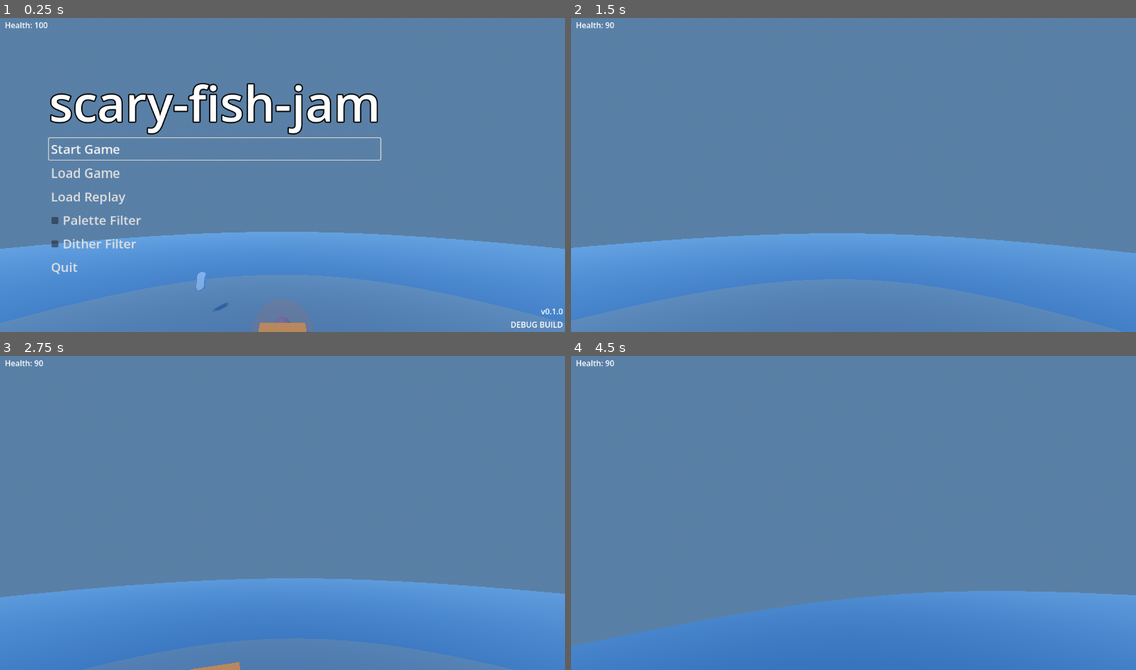
Above: before the commit, frames 1-4 (two rows, left to right).
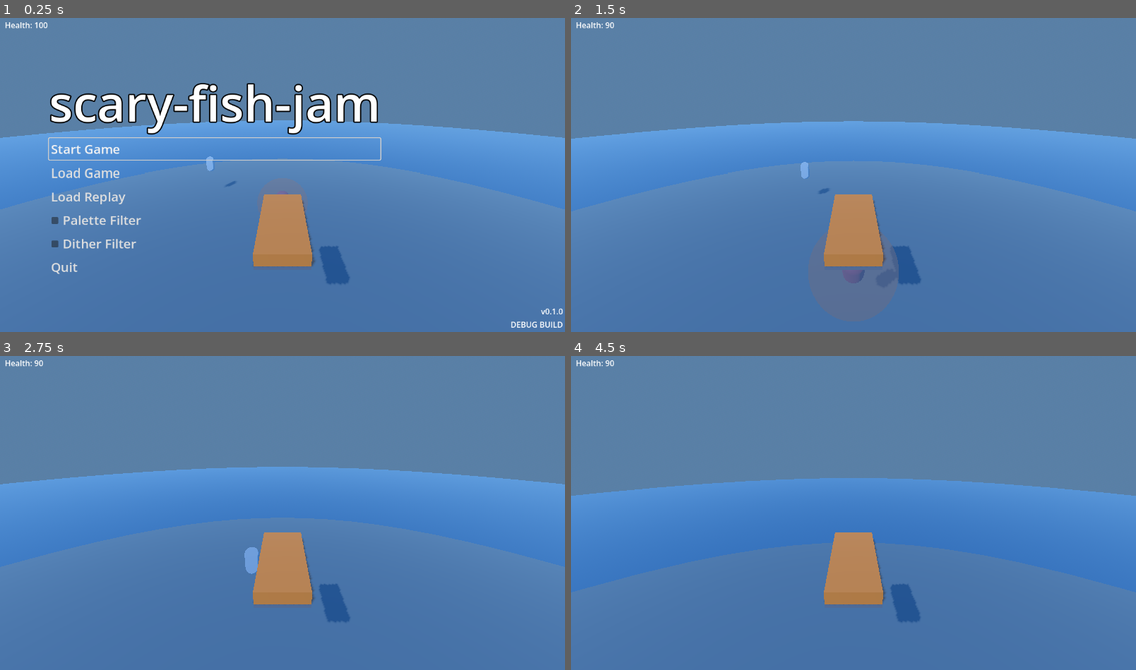
Above: after the commit, the same moments.

Repository: onebit-aidan-kris/scary-fish-jam
Game: Godot game, scene res://scenes/levels/fishing/fishing_level.tscn
Two runs of this game, one before a commit and one after it. Both use one fixed random seed, a clock stepped at 60 frames per second and the inputs below. This scene is started directly instead of the project's main scene.
Inputs (mouse positions are in pixels of both pictures, inside the frame that each line leads up to):
- Up to frame 1 (0.25 s): no input
- Up to frame 2 (1.5 s): click "Start Game" at 0.5 s; move the mouse to (881, 171) at 1.27 s; hold W (move_forward) from 1.28 s (still down); hold Ctrl (crouch) from 1.28 s (still down)
- Up to frame 3 (2.75 s): keep holding W (move_forward); tap Space (jump) at 1.52, 2.27 s; move the mouse to (254, 513) at 2.02 s; release Ctrl (crouch) at 2.03 s; tap E (interact) at 2.1 s
- Up to frame 4 (4.5 s): keep holding W (move_forward); move the mouse to (864, 506) at 2.77 s; hold Shift (sprint) 2.78-3.53 s; move the mouse to (847, 516) at 3.52 s; tap Ctrl (crouch) at 3.6 s; tap Space (jump) at 3.77 s; move the mouse to (893, 516) at 4.27 s; tap E (interact) at 4.35 s

The runs differ from the first frame. In frame 1, 35% of the frame differs, in the area x 0-100%, y 32-100%; in frame 2, 38%; in frame 3, 44%; in frame 4, 46%, in the area x 0-100%, y 38-100%.

Commit message:
Adding fishing net aiming, throwing, rudimentary fish catching (#5)
Co-authored-by: Aidan Fleischer <aidan@Aidans-MacBook-Air.local>
Co-authored-by: Aidan Fleischer <aidan@Mac.hsd1.wa.comcast.net>

Diff:
--- a/project/project.godot
+++ b/project/project.godot
@@ -100,6 +100,16 @@
 "events": [Object(InputEventKey,"resource_local_to_scene":false,"resource_name":"","device":-1,"window_id":0,"alt_press …(192 unchanged characters)…
 ]
 }
+net_arm={
+"deadzone": 0.2,
+"events": [Object(InputEventKey,"resource_local_to_scene":false,"resource_name":"","device":-1,"window_id":0,"alt_pressed":false,"shift_pressed":false,"ctrl_pressed":false,"meta_pressed":false,"pressed":false,"keycode":0,"physical_keycode":4194325,"key_label":0,"unicode":0,"location":0,"echo":false,"script":null)
+]
+}
+netting={
+"deadzone": 0.2,
+"events": [Object(InputEventKey,"resource_local_to_scene":false,"resource_name":"","device":-1,"window_id":0,"alt_pressed":false,"shift_pressed":false,"ctrl_pressed":false,"meta_pressed":false,"pressed":false,"keycode":0,"physical_keycode":32,"key_label":0,"unicode":32,"location":0,"echo":false,"script":null)
+]
+}
 
 [layer_names]
 
--- a/project/scenes/levels/fishing/boat.gd
+++ b/project/scenes/levels/fishing/boat.gd
@@ -6,12 +6,38 @@
 @export var health := 100.0 # TODO: Make flexible to persistent upgrades.
 
 @onready var _camera: Camera3D = $Camera3D
+@onready var net_arc: MeshInstance3D = $NetArc
+
+const NET_PARABOLA_SPEED: float = 0.15
 
 var _input: PlayerInput
 var _cam_origin_pitch: float
-
 var sonar_cooldown_ticks: int = 0
 var sonar_cooldown_max: int = 120
+var net_local_offset: Vector3 = Vector3.ZERO
+var net_debug_mesh: MeshInstance3D = null
+
+var cumumative_forward_fishing_net_distance: float = 0.0
+
+enum NetState { NONE, AIMING, FIRING_NET, UNDER_WATER, REELING_IN_NET }
+var net_state: NetState = NetState.NONE
+
+# Net projectile
+var _net_projectile: Area3D = null
+var _net_fire_start: Vector3
+var _net_fire_end: Vector3
+var _net_fire_t: float = 0.0
+const NET_FIRE_DURATION: float = 0.6
+const NET_ARC_HEIGHT: float = 3.0
+const NET_UNDERWATER_DURATION: float = 2.0
+const NET_REEL_DURATION: float = 0.8
+const SPHERE_RADIUS: float = 9.6
+const SPHERE_HEIGHT: float = 9.6 * 2.0
+
+# Reel-in state
+var _reel_t: float = 0.0
+var _reel_start: Vector3
+var _caught_fish: Node3D = null
 
 
 func _ready() -> void:
@@ -23,29 +49,28 @@
 	if sonar_cooldown_ticks > 0:
 		sonar_cooldown_ticks -= 1
 
-	if not _input:
-		return
-
-	rotation.y -= _input.move.x * turn_speed * delta
-
-	var forward := -transform.basis.z
-	position += forward * (-_input.move.y) * move_speed * delta
-
-	var pos_flat := Vector2(position.x, position.z)
-	if pos_flat.length() > lake_radius:
-		pos_flat = pos_flat.normalized() * lake_radius
-		position.x = pos_flat.x
-		position.z = pos_flat.y
-
-
-func _process(_delta: float) -> void:
-	if _input:
-		_camera.rotation_degrees.x = clampf(
-			_cam_origin_pitch + _input.look.x,
-			-89.0,
-			10.0,
-		)
-		_camera.rotation_degrees.y = _input.look.y
+	if Input.is_action_just_released("net_arm"):
+		print('retracting net')
+		retract_net()
+
+	if net_state == NetState.NONE:
+		if _input:
+			move_boat(_input.move.x, _input.move.y, delta)
+		if Input.is_action_just_pressed("net_arm"):
+			net_state = NetState.AIMING
+			net_local_offset = Vector3(0.0, 0.0, -4.0)
+		return
+
+	if net_state == NetState.AIMING:
+		aim_net()
+		if Input.is_action_just_pressed("netting"):
+			fire_net()
+
+	if net_state == NetState.FIRING_NET or net_state == NetState.UNDER_WATER:
+		_process_net_projectile(delta)
+
+	if net_state == NetState.REELING_IN_NET:
+		_process_reeling_in_net(delta)
 
 
 func is_sonar_ready() -> bool:
@@ -61,3 +86,176 @@
 	health -= damage_amount
 	if health <= 0:
 		print("Player is dead!")
+
+
+func get_flat_position() -> Vector2:
+	var pos_flat := Vector2(position.x, position.z)
+	if pos_flat.length() > lake_radius:
+		pos_flat = pos_flat.normalized() * lake_radius
+	return pos_flat
+
+
+func move_boat(x_move: float, y_move: float, delta: float) -> void:
+	rotation.y -= x_move * turn_speed * delta
+
+	var forward := -transform.basis.z
+	position += forward * (-y_move) * move_speed * delta
+
+	var pos_flat := get_flat_position()
+	position.x = pos_flat.x
+	position.z = pos_flat.y
+
+	_camera.rotation_degrees.x = clampf(
+		_cam_origin_pitch,
+		-90.0,
+		-20.0,
+	)
+	#_camera.rotation_degrees.y = y_move
+
+
+func _is_over_water(world_pos: Vector3) -> bool:
+	var water: MeshInstance3D = get_tree().get_first_node_in_group("WaterSurface")
+	if not water:
+		return false
+	var aabb: AABB = water.get_aabb()
+	var local_pos: Vector3 = water.to_local(world_pos)
+	return aabb.has_point(Vector3(local_pos.x, aabb.position.y + aabb.size.y * 0.5, local_pos.z))
+
+
+func aim_net() -> void:
+	if net_state == NetState.FIRING_NET:
+		return
+
+	var candidate_offset := net_local_offset
+	candidate_offset.z = -(cumumative_forward_fishing_net_distance + NET_PARABOLA_SPEED)
+	var candidate_world: Vector3 = global_transform * candidate_offset
+	candidate_world.y = global_position.y
+
+	if _is_over_water(candidate_world):
+		cumumative_forward_fishing_net_distance += NET_PARABOLA_SPEED
+	net_local_offset.z = -cumumative_forward_fishing_net_distance
+
+	var net_world_pos: Vector3 = global_transform * net_local_offset
+	net_world_pos.y = global_position.y
+
+	if not net_debug_mesh:
+		set_net_debug_mesh(null)
+	net_debug_mesh.global_position = net_world_pos
+
+	net_arc.global_transform = Transform3D.IDENTITY
+	net_arc.mesh = net_arc.call("calculate_net_path", global_position, net_world_pos)
+
+
+func retract_net() -> void:
+	net_state = NetState.NONE
+	clear_net_debug_mesh()
+	if _net_projectile:
+		_net_projectile.queue_free()
+		_net_projectile = null
+	net_local_offset = Vector3.ZERO
+	cumumative_forward_fishing_net_distance = 0.0
+	net_arc.mesh = null
+
+
+func set_net_debug_mesh(_mesh: MeshInstance3D) -> void:
+	net_debug_mesh = MeshInstance3D.new()
+	net_debug_mesh.mesh = CylinderMesh.new()
+	net_debug_mesh.set_surface_override_material(0, StandardMaterial3D.new())
+	get_tree().root.add_child(net_debug_mesh)
+	net_debug_mesh.position = global_transform * net_local_offset
+
+
+func clear_net_debug_mesh() -> void:
+	if net_debug_mesh:
+		net_debug_mesh.queue_free()
+		net_debug_mesh = null
+
+
+func fire_net() -> void:
+	net_state = NetState.FIRING_NET
+
+	_net_fire_start = global_position
+	_net_fire_end = global_transform * net_local_offset
+	_net_fire_end.y = global_position.y
+	_net_fire_t = 0.0
+
+	if _net_projectile:
+		_net_projectile.queue_free()
+
+	_net_projectile = Area3D.new()
+
+	var col := CollisionShape3D.new()
+	var shape := SphereShape3D.new()
+	shape.radius = SPHERE_RADIUS
+	col.shape = shape
+	_net_projectile.add_child(col)
+
+	var mesh_inst := MeshInstance3D.new()
+	var sphere := SphereMesh.new()
+	sphere.radius = SPHERE_RADIUS
+	sphere.height = SPHERE_HEIGHT
+	mesh_inst.mesh = sphere
+	var mat := StandardMaterial3D.new()
+	mat.albedo_color = Color(0.9, 0.85, 0.6)
+	mat.shading_mode = BaseMaterial3D.SHADING_MODE_UNSHADED
+	mesh_inst.set_surface_override_material(0, mat)
+	_net_projectile.add_child(mesh_inst)
+
+	_net_projectile.monitoring = true
+	get_tree().root.add_child(_net_projectile)
+	_net_projectile.global_position = _net_fire_start
+
+
+func _check_net_overlap() -> void:
+	if not _net_projectile or net_state != NetState.UNDER_WATER:
+		return
+	for body: Node3D in _net_projectile.get_overlapping_bodies():
+		if body == self:
+			continue
+		if body is CharacterBody3D:
+			print("gottem!")
+			_caught_fish = body
+			_caught_fish.set_physics_process(false)
+			_reel_start = body.global_position
+			_reel_t = 0.0
+			net_state = NetState.REELING_IN_NET
+			return
+
+
+func _process_net_projectile(delta: float) -> void:
+	if (net_state != NetState.FIRING_NET and net_state != NetState.UNDER_WATER) or not _net_projectile:
+		return
+
+	if net_state == NetState.FIRING_NET:
+		_net_fire_t += delta / NET_FIRE_DURATION
+		if _net_fire_t >= 1.0:
+			print("going under water!")
+			_net_fire_t = 0.0
+			#_on_net_landed()
+			net_state = NetState.UNDER_WATER
+			# Now set the new end to be the sea floor below the net's end position.
+			_net_fire_start = _net_fire_end
+			_net_fire_end = _net_fire_end - Vector3(0.0, 10.0, 0.0)
+	elif net_state == NetState.UNDER_WATER:
+		_net_fire_t += delta / NET_UNDERWATER_DURATION
+		_check_net_overlap()
+		if net_state != NetState.UNDER_WATER:
+			return
+
+	var linear: Vector3 = _net_fire_start.lerp(_net_fire_end, _net_fire_t)
+	var arc_y: float = _net_fire_start.y + 4.0 * NET_ARC_HEIGHT * _net_fire_t * (1.0 - _net_fire_t)
+	# This should be the linear interpolation between the start and end positions.
+	if net_state == NetState.UNDER_WATER:
+		arc_y = _net_fire_start.y
+		var linear_underwater: Vector3 = _net_fire_start.lerp(_net_fire_end - Vector3(0.0, 10.0, 0.0), _net_fire_t)
+		arc_y = linear_underwater.y
+
+	_net_projectile.global_position = Vector3(linear.x, arc_y, linear.z)
+
+
+func _process_reeling_in_net(_delta: float) -> void:
+	# TODO: Some animation of maybe water splashes implying 'reeling in' a fish.
+	signalbus.fish_caught.emit(_caught_fish)
+
+	# Reset the net state.
+	net_state = NetState.NONE
--- a/project/scenes/levels/fishing/fishing_level.gd
+++ b/project/scenes/levels/fishing/fishing_level.gd
@@ -8,6 +8,7 @@
 # Used for rendering sonar highlights
 var _highlight_circles: Array[MeshInstance3D] = []
 var _highlight_mat: StandardMaterial3D
+var fish_caught: Array[Node3D] = []
 
 
 func _ready() -> void:
@@ -17,6 +18,7 @@
 	_highlight_mat.shading_mode = BaseMaterial3D.SHADING_MODE_UNSHADED
 
 	var _err: int = signalbus.sonar_highlight.connect(_on_sonar_highlight)
+	var _err2: int = signalbus.fish_caught.connect(add_fish_caught)
 
 
 func _process(_delta: float) -> void:
@@ -49,3 +51,9 @@
 	add_child(circle)
 	circle.global_position = Vector3(fish_position.x, highlight_y, fish_position.z)
 	_highlight_circles.append(circle)
+
+
+func add_fish_caught(fish: Node3D) -> void:
+	fish_caught.append(fish)
+	fish.queue_free()
+	print("fish caught! : ", fish_caught.size())
--- a/project/scenes/levels/fishing/fishing_level.tscn
+++ b/project/scenes/levels/fishing/fishing_level.tscn
@@ -8,6 +8,7 @@
 [ext_resource type="Script" uid="uid://4gtx2q7jsi3x" path="res://scenes/levels/fishing/fish.gd" id="6_1ewjx"]
 [ext_resource type="AudioStream" uid="uid://dxrviqr8wqvij" path="res://assets/sounds/sonar_ping.mp3" id="6_58dmq"]
 [ext_resource type="Script" uid="uid://bk0gw6mycptk4" path="res://scenes/levels/fishing/patrol_behavior.gd" id="7_patrol"]
+[ext_resource type="Script" uid="uid://cekc6g7lxcrvs" path="res://scenes/levels/fishing/net_arc.gd" id="7_uk7uj"]
 [ext_resource type="AudioStream" uid="uid://bstgfyfprod26" path="res://assets/sounds/wind_standard.mp3" id="9_asivi"]
 [ext_resource type="Script" uid="uid://qh6mkd6mxe0t" path="res://scenes/levels/fishing/vision_cone.gd" id="11_vcone"]
 [ext_resource type="Script" uid="uid://comou8l10poef" path="res://scripts/components/fish/attackable.gd" id="12_attack"]
@@ -157,6 +158,9 @@
 shape = SubResource("SphereShape3D_hdgy8")
 debug_color = Color(0.052836277, 0.046362348, 0.21711743, 1)
 
+[node name="NetArc" type="MeshInstance3D" parent="Boat" unique_id=2085994952]
+script = ExtResource("7_uk7uj")
+
 [node name="Wind" type="AudioStreamPlayer" parent="." unique_id=162279767]
 stream = ExtResource("9_asivi")
 volume_db = -6.0
--- /dev/null
+++ b/project/scenes/levels/fishing/net_arc.gd
@@ -0,0 +1,35 @@
+extends MeshInstance3D
+
+class_name NetArc
+
+static var h: float = 3.0
+static var parabola_segments: int = 30
+#
+#
+# goal: Given a starting, ending point, and and apex height:
+#
+# 1) Derive line between starting and ending point
+# 2) Given the apex height, draw curve (parabola) that intersects the height points at the starting and ending points
+# 3) Apply a quadratic offset to the line to create the net curve.
+#
+#
+
+
+func calculate_net_path(boat_position: Vector3, net_position: Vector3) -> ArrayMesh:
+	var vertices := PackedVector3Array()
+
+	# Vertical parabolic arc: rises from boat, peaks at midpoint, lands at net_position
+	# P(t) = lerp(P0, P1, t) + UP * 4h*t*(1-t)
+	for i: int in parabola_segments:
+		var t: float = float(i) / (parabola_segments - 1)
+		var linear: Vector3 = boat_position.lerp(net_position, t)
+		var arc_height: float = 4.0 * h * t * (1.0 - t)
+		vertices.append(Vector3(linear.x, boat_position.y + arc_height, linear.z))
+
+	var arrays := []
+	arrays.resize(Mesh.ARRAY_MAX)
+	arrays[Mesh.ARRAY_VERTEX] = vertices
+
+	var arr_mesh := ArrayMesh.new()
+	arr_mesh.add_surface_from_arrays(Mesh.PRIMITIVE_LINE_STRIP, arrays)
+	return arr_mesh
--- a/project/scripts/signal_bus.gd
+++ b/project/scripts/signal_bus.gd
@@ -4,5 +4,6 @@
 
 signal game_started
 signal sonar_highlight(position: Vector3)
+signal fish_caught(fish: Node3D)
 
 @warning_ignore_restore("unused_signal")
Not shown, added: project/scenes/levels/fishing/net_arc.gd.uid
